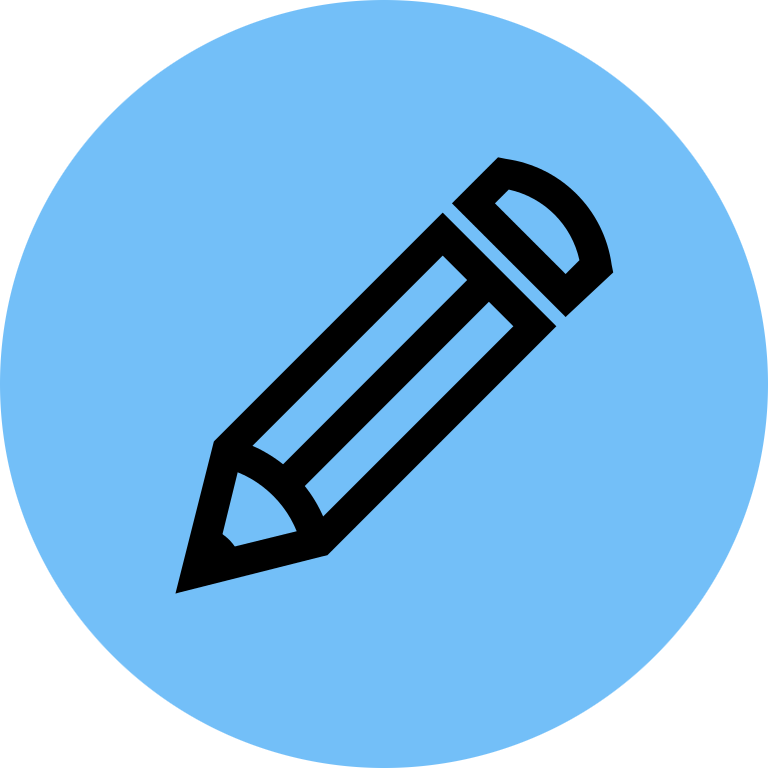
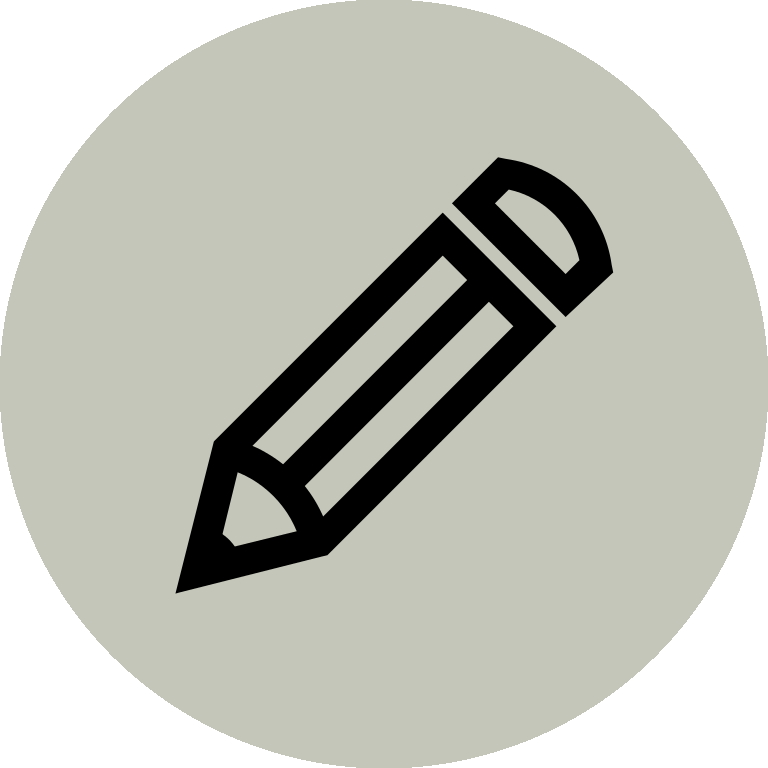
The second 768×768 image is a revision of the first. Changes to its layers:
painted on "background" over [left=0, top=0, right=768, bottom=768]
